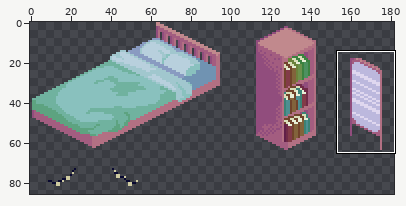
Two states of a sprite sheet, Wooft/Assets/Sprites/Wooft_Isometric_Tiles_BaseBedroom.png. The first picture is a wide view before the edit; the outline marks the close-up.
Close-up. Before the commit:
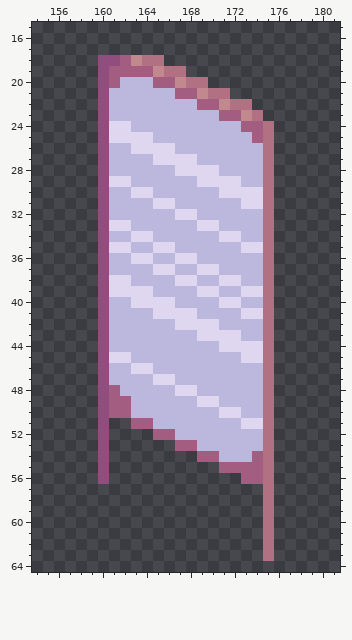
The file is 256x256 pixels. Shown: x 154..181, y 15..64. The wide view leaves out empty margins.
The result:
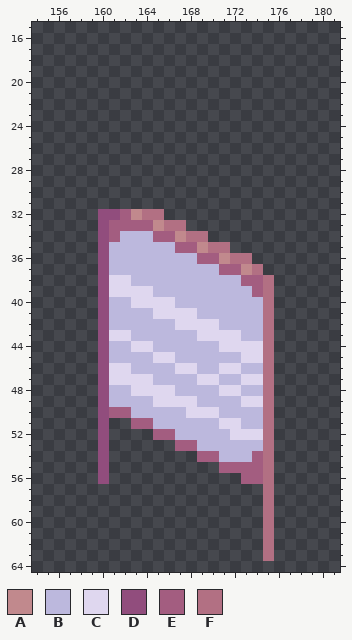
Palette (. is transparent): A #c1898d  B #bcb8dd  C #dfd7ef  D #914d7d  E #a35d80  F #b27083
Edits made:
Changed rows in their new state; - is an unchanged pixel.
first column x 160:
18 ......----------
19 ........--------
20 ..........------
21 ............----
22 ..............--
23 ...............-
24 ................
25 ................
26 ................
27 ................
28 ................
29 ................
30 ................
31 ................
32 -DEAFF..........
33 -EEEEAFF........
34 -E-BBEEAFF......
35 -BB--BBEEAFF....
36 ---BB--BBEEAFF..
37 -----BB--BBEEAF.
38 -------BB--BBEE-
39 ---------BB--BE-
40 -----------BB---
41 -------------BB-
43 -CC-------------
44 ---CC-----------
45 -BB--CC---------
46 -CCBB--CC--CC---
47 -CCCCBB--CC--CC-
48 -B-CCCCBB--CC---
49 -BB--CCCCBB--CC-
50 --------CCCBB---
51 -----------CCBB-
52 ------------CCC-
Changed places in both close-ups, as pixel boxes (x1, y1, x2, y2):
changed: (98, 55, 274, 319)
changed: (109, 330, 263, 440)
